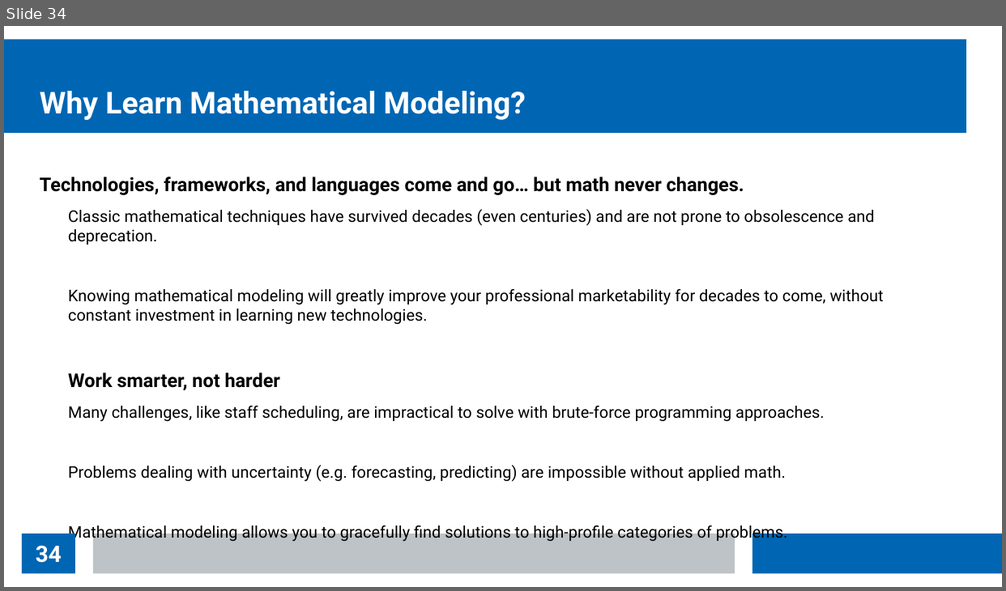
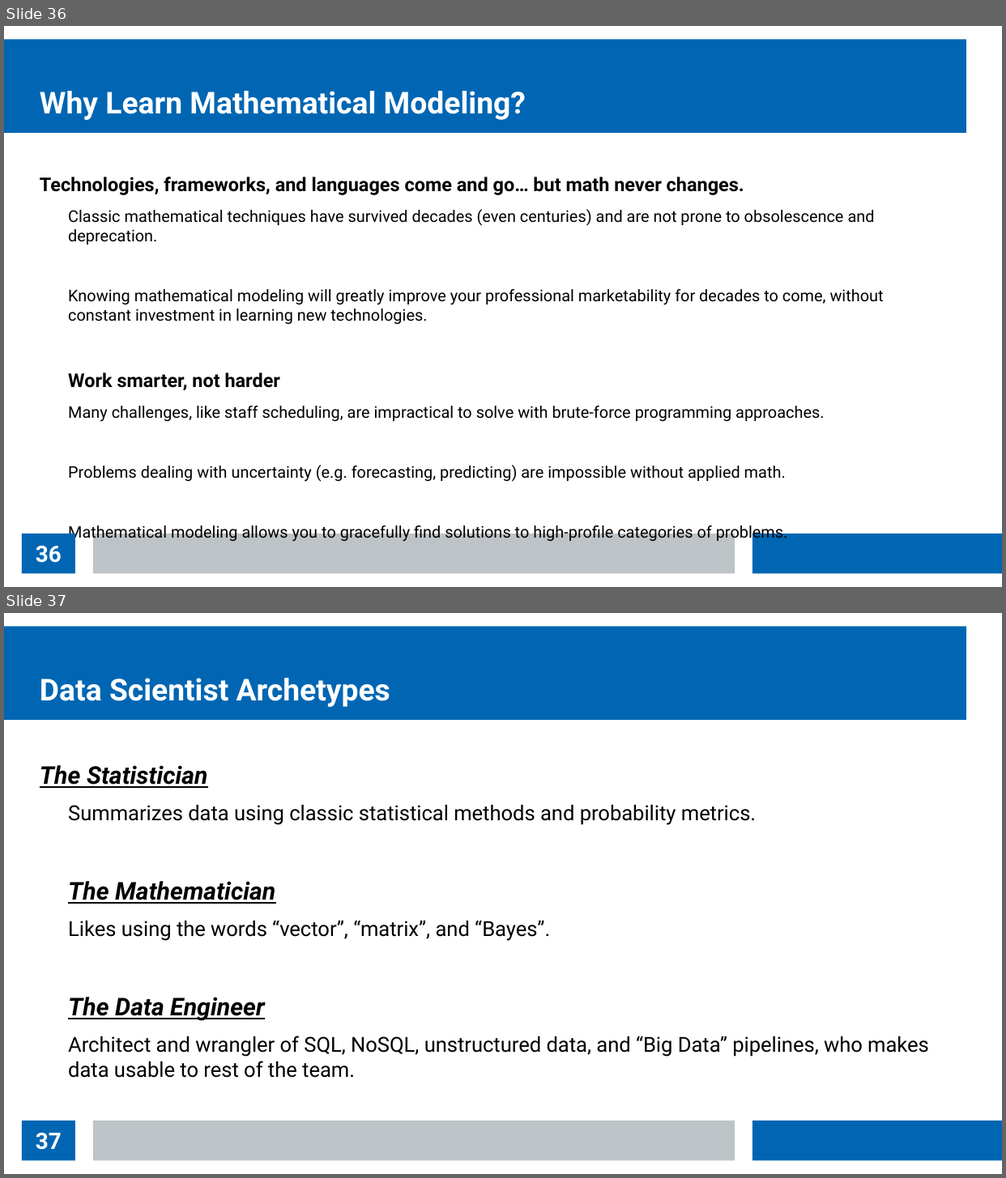
Before and after one commit to thomasnield/kotlin_data_science_talk_ChicagoJUG, a slide deck: kotlin_data_science_talk_chijug_slides.odp. Shown one above the other, each under a label of ours: slide 34 before the commit, slides 36 and 37 after it. The pictures are 1006x591 and 1006x1178 pixels, drawn with LibreOffice and Linux fonts; fonts in the diff are those of the drawing. Boxes give left, top, right and bottom in pixels: in the first picture for what was removed or moved away, otherwise in the second. Text is boxed around its words. In the diff, an @@ line names an element or a change of style, - is before the commit and + after.

```diff
--- a/kotlin_data_science_talk_chijug_slides.odp
+++ b/kotlin_data_science_talk_chijug_slides.odp
@@ slide 37 added at <box>4,613,1002,1174</box>, background #FFFFFF; not listed: 3 template elements that a slide beside it also shows @@
@@ title added at <box>40,678,390,707</box>, 24 pt, text #FFFFFF, bold @@
+Data Scientist Archetypes
@@ text added at <box>40,765,929,1078</box>, 16.5 pt, text #000000 @@
+The Statistician
+  Summarizes data using classic statistical methods and probability metrics.
+The Mathematician
+  Likes using the words “vector”, “matrix”, and “Bayes”.
+The Data Engineer
+  Architect and wrangler of SQL, NoSQL, unstructured data, and “Big Data” pipelines, who makes data usable to rest of the team.
@@ page number added at <box>22,1121,75,1161</box>, fill #0066B3, 18 pt, text #FFFFFF, bold @@
+37
@@ what was slide 34 is now slide 36 @@
@@ page number at <box>36,546,62,563</box>: text changed @@
-34
+36
```
Also in this commit, not shown: 2 slides changed, 3 other slides added, 1 slide removed.
